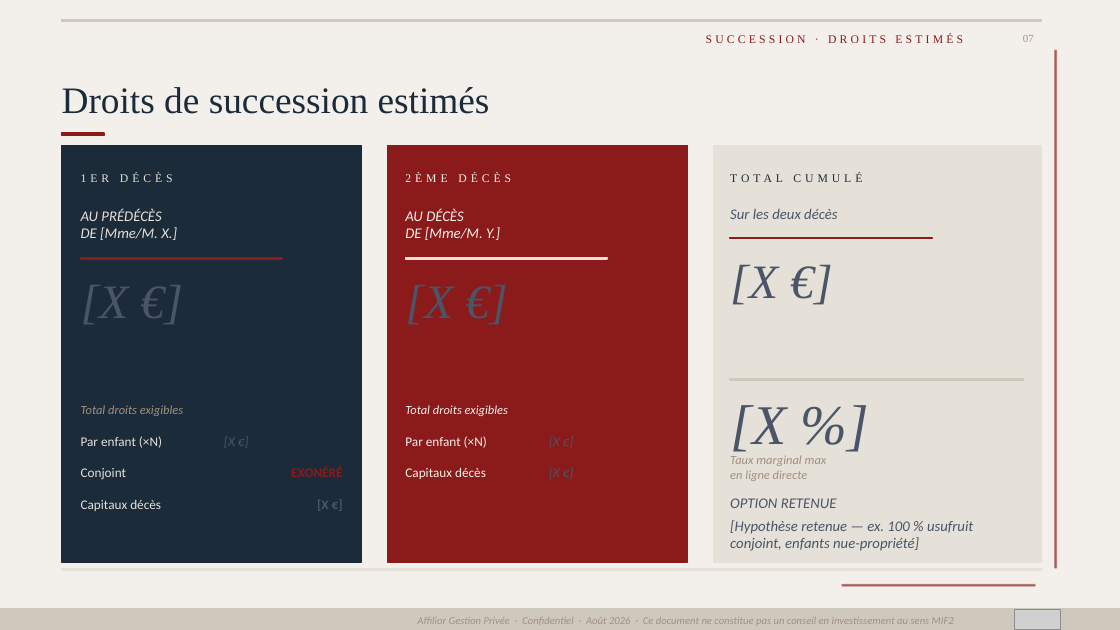
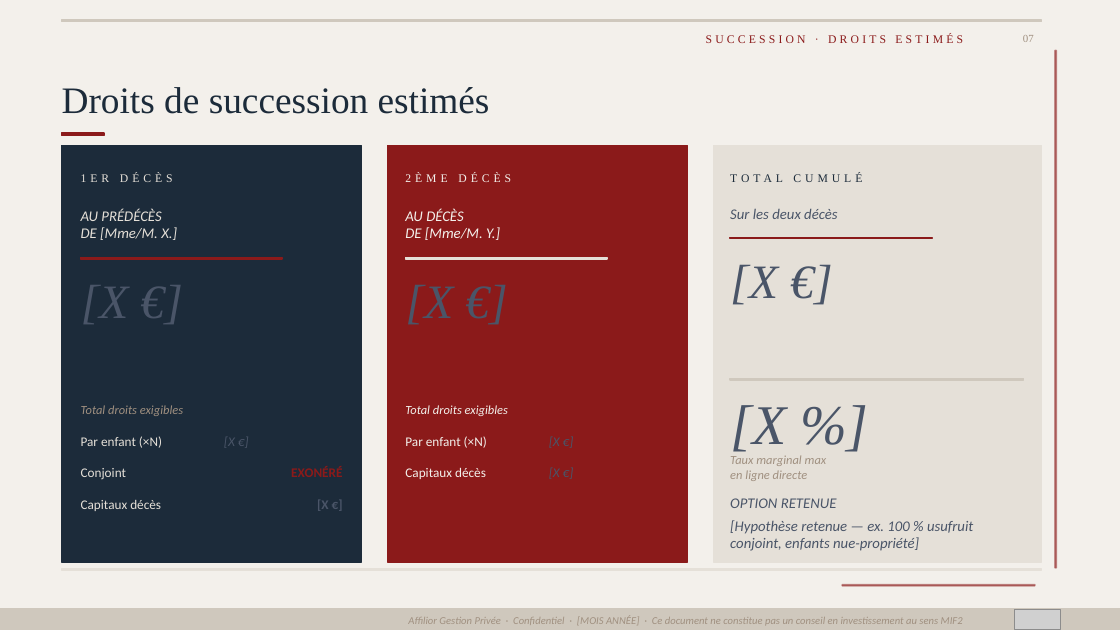
Before and after one commit to fififi1717/mkgt, a slide deck: slide 8 of Cans_Mstr.pptx. Drawn at 1120x630 pixels with LibreOffice and Linux fonts; fonts in the diff are those of the drawing; grey boxes stand for pictures. Boxes give left, top, right and bottom in pixels: in the first picture for what was removed or moved away, otherwise in the second. Text is boxed around its words. In the diff, an @@ line names an element or a change of style, - is before the commit and + after.

```diff
--- a/Cans_Mstr.pptx
+++ b/Cans_Mstr.pptx
@@ text at (408,615,963,625): text changed @@
-Affilior Gestion Privée · Confidentiel · Août 2026 · Ce document ne constitue pas un conseil en investissement au sens MIF2
+Affilior Gestion Privée · Confidentiel · [MOIS ANNÉE] · Ce document ne constitue pas un conseil en investissement au sens MIF2
```
Also in this commit, not shown: 5 other files.
